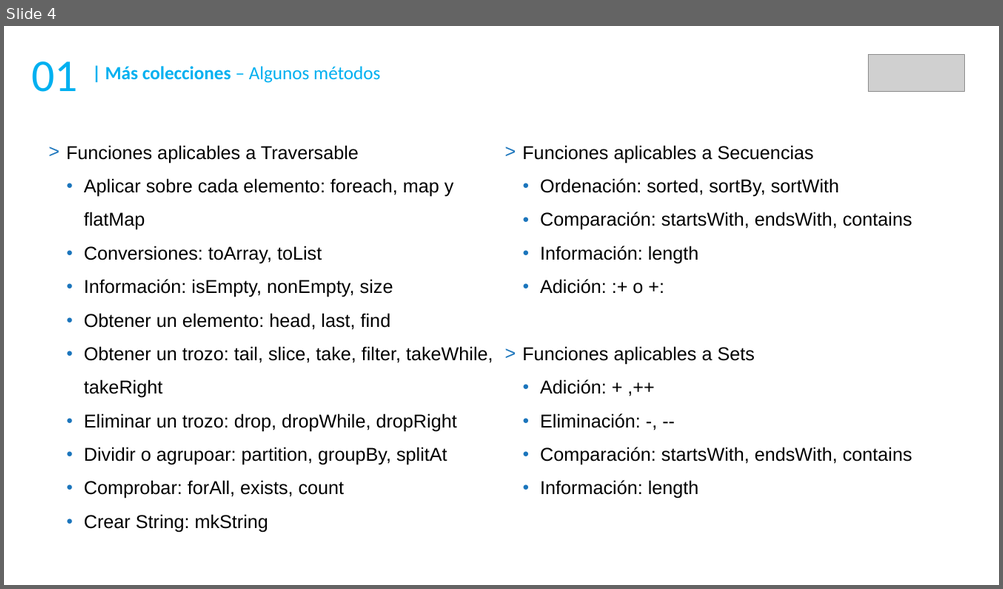
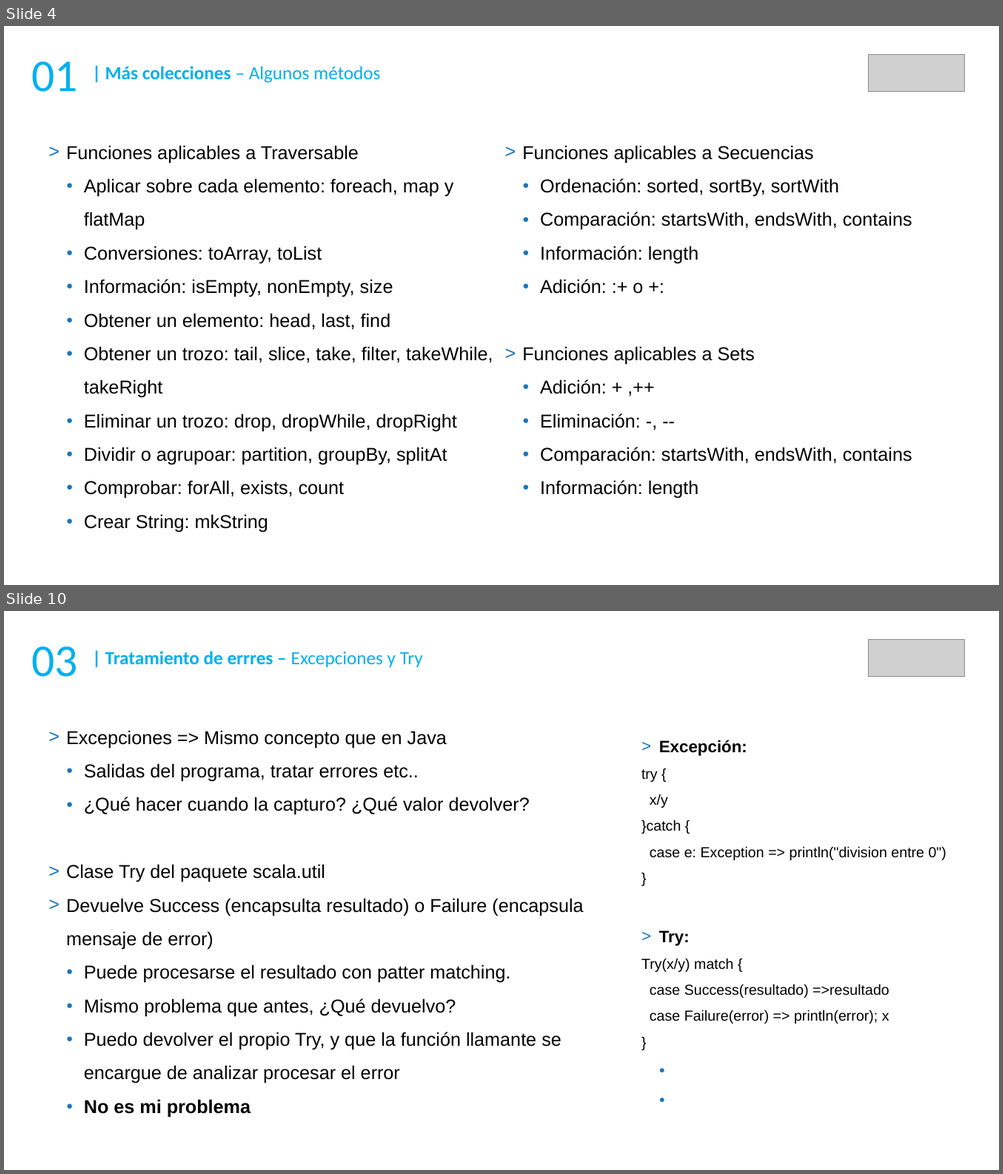
Before and after one commit to DaniGCaff/cursoScalaMay18, a slide deck: guiones/dia2.odp. Shown one above the other, each under a label of ours: slide 4 before the commit, slides 4 and 10 after it; the slides between them are not shown. The pictures are 1003x589 and 1003x1174 pixels, drawn with LibreOffice and Linux fonts; fonts in the diff are those of the drawing; grey boxes stand for pictures. Boxes give left, top, right and bottom in pixels: in the first picture for what was removed or moved away, otherwise in the second. Text is boxed around its words. In the diff, an @@ line names an element or a change of style, - is before the commit and + after.

```diff
--- a/guiones/dia2.odp
+++ b/guiones/dia2.odp
@@ slide 10 added at (4,611,999,1170), background #FFFFFF @@
@@ text added at (32,647,78,677), 44 pt, text #00B0F0 @@
+03
@@ text added at (105,651,423,667), 18 pt, text #00B0F0, bold @@
+| Tratamiento de errres – Excepciones y Try
@@ picture added at (868,639,965,677) @@
@@ text added at (66,730,583,1084), 18 pt, text #000000 @@
+> Excepciones => Mismo concepto que en Java
+  ● Salidas del programa, tratar errores etc..
+  ● ¿Qué hacer cuando la capturo? ¿Qué valor devolver?
+> Clase Try del paquete scala.util
+> Devuelve Success (encapsulta resultado) o Failure (encapsula mensaje de error)
+  ● Puede procesarse el resultado con patter matching.
+  ● Mismo problema que antes, ¿Qué devuelvo?
+  ● Puedo devolver el propio Try, y que la función llamante se encargue de analizar procesar el error
+  ● No es mi problema
@@ text added at (641,740,946,1024), 14 pt, text #000000 @@
+> Excepción:
+try {
+x/y
+}catch {
+case e: Exception => println("division entre 0")
+}
+> Try:
+Try(x/y) match {
+case Success(resultado) =>resultado
+case Failure(error) => println(error); x
+}
```
Also in this commit, not shown: 2 slides changed, 13 other slides added, 19 slides removed, 8 other files.
